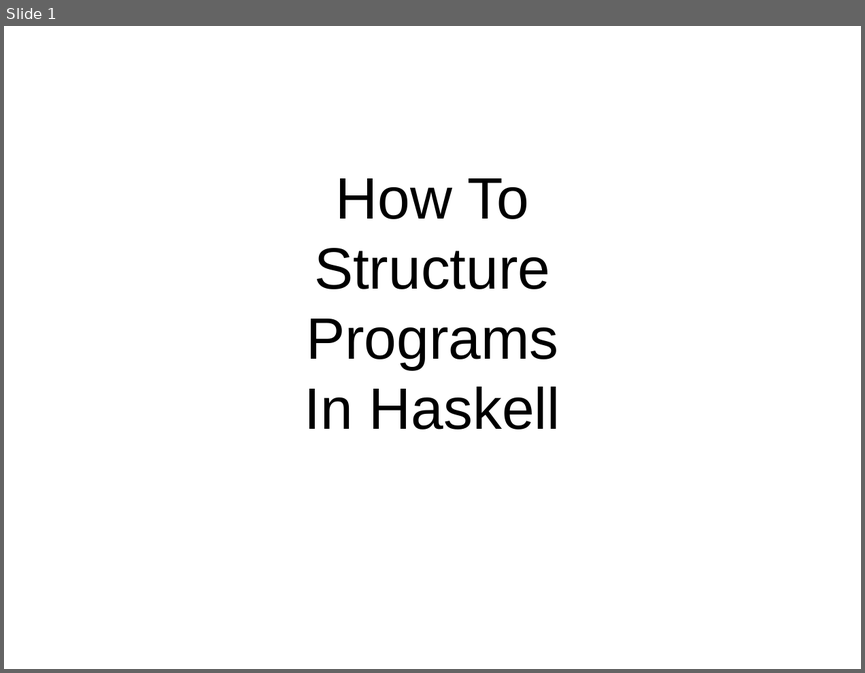
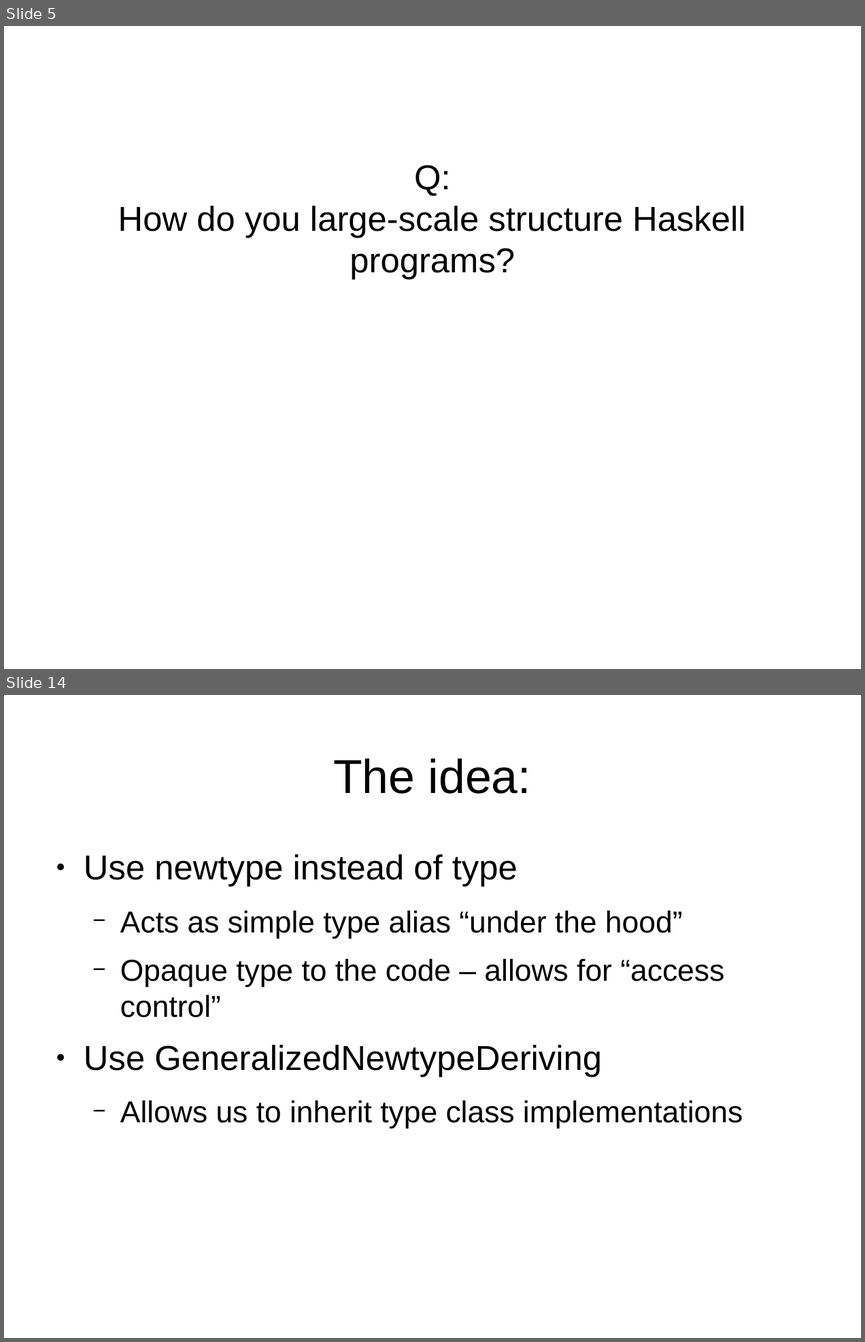
Before and after one commit to bhurt/presentations, a slide deck: hsgems.odp. Shown one above the other, each under a label of ours: slide 1 before the commit, slides 5 and 14 after it; the slides between them are not shown. The pictures are 865x673 and 865x1342 pixels, drawn with LibreOffice and Linux fonts; fonts in the diff are those of the drawing. Boxes give left, top, right and bottom in pixels: in the first picture for what was removed or moved away, otherwise in the second. Text is boxed around its words. In the diff, an @@ line names an element or a change of style, - is before the commit and + after.

```diff
--- a/hsgems.odp
+++ b/hsgems.odp
@@ slide 14 added at box(4, 695, 861, 1338), background #FFFFFF @@
@@ title added at box(333, 758, 531, 794), 44 pt, text #000000 @@
+The idea:
@@ text added at box(84, 854, 742, 1128), 28 pt, text #000000 @@
+● Use newtype instead of type
+  − Acts as simple type alias “under the hood”
+  − Opaque type to the code – allows for “access control”
+● Use GeneralizedNewtypeDeriving
+  − Allows us to inherit type class implementations
@@ what was slide 1 is now slide 5 @@
@@ slide 5 changed as well @@
@@ subtitle at box(118, 165, 746, 280): text changed; size 54 to 32 pt @@
-How To
-Structure
-Programs
-In Haskell
+Q:
+How do you large-scale structure Haskell programs?
```
Also in this commit, not shown: 62 other slides added.
